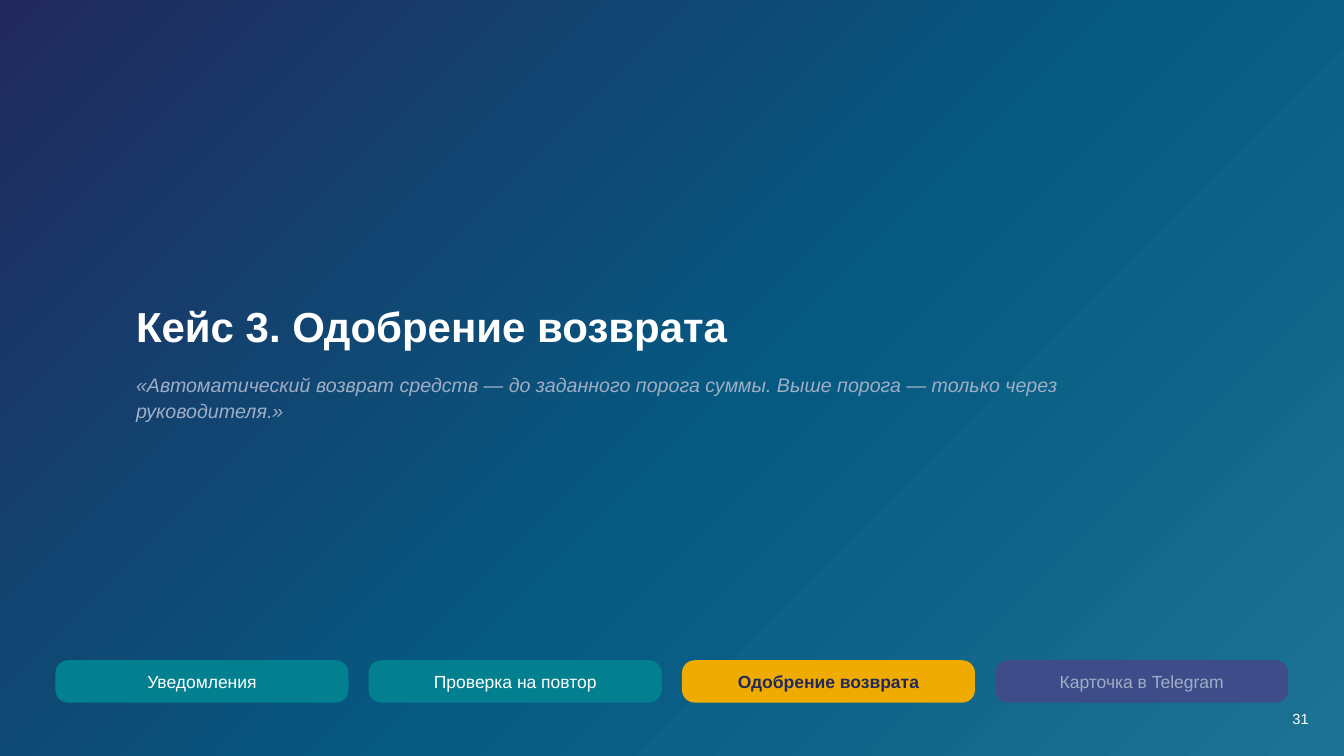
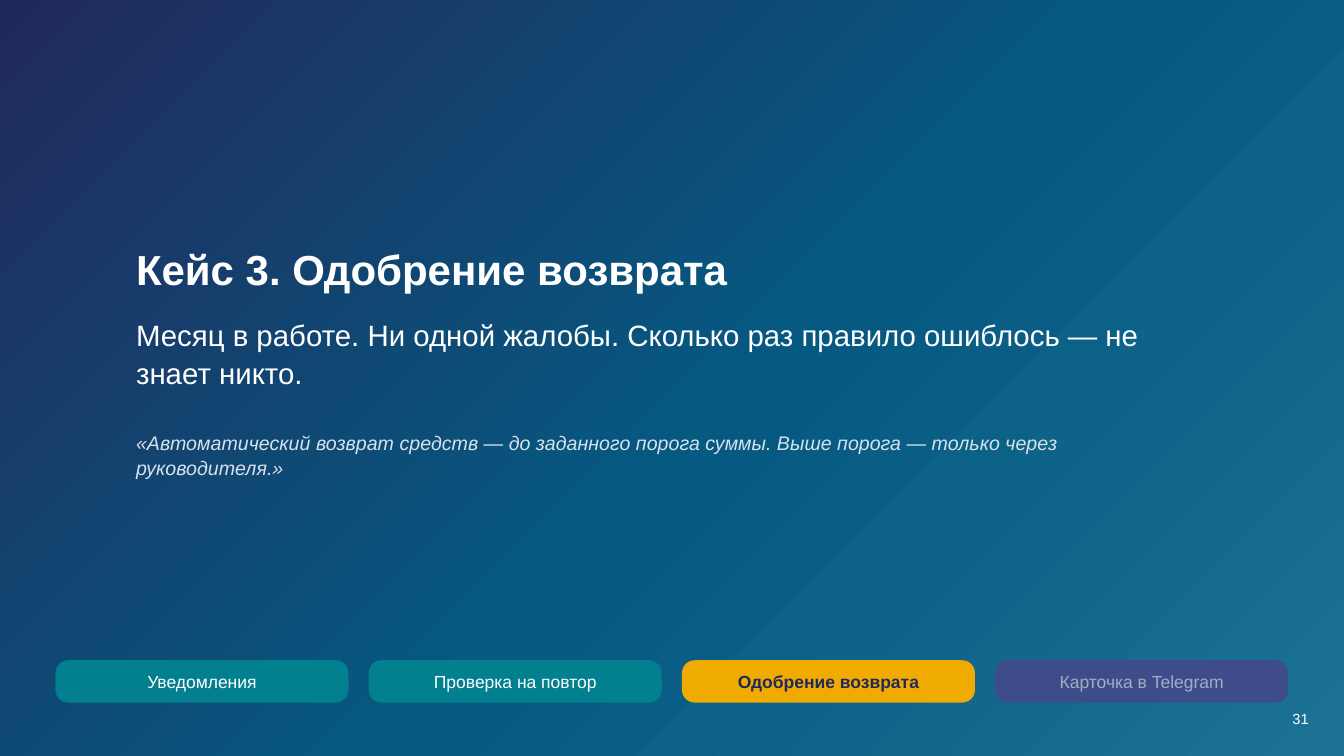
Before and after one commit to tellina-study/AI-usage-lessons, a slide deck: slide 31 of library/seminars/sem-08/rendered/sem-08.pptx. Drawn at 1344x756 pixels with LibreOffice and Linux fonts; fonts in the diff are those of the drawing. Boxes give left, top, right and bottom in pixels: in the first picture for what was removed or moved away, otherwise in the second. Text is boxed around its words. In the diff, an @@ line names an element or a change of style, - is before the commit and + after.

```diff
--- a/library/seminars/sem-08/rendered/sem-08.pptx
+++ b/library/seminars/sem-08/rendered/sem-08.pptx
@@ text "Кейс 3. Одобрение возврата": place and size @@
-text "Кейс 3. Одобрение возврата" at <box>136,310,727,351</box>
+text "Кейс 3. Одобрение возврата" at <box>136,253,727,293</box>
@@ text added at <box>136,324,1138,385</box>, 21 pt, text #FFFFFF @@
+Месяц в работе. Ни одной жалобы. Сколько раз правило ошиблось — не знает никто.
@@ text "«Автоматический возврат средств — до ...": place and size @@
-text "«Автоматический возврат средств — до ..." at <box>136,378,1057,422</box>
+text "«Автоматический возврат средств — до ..." at <box>136,435,1057,479</box>
@@ text "«Автоматический возврат средств — до ..." at <box>136,435,1057,479</box>: text colour #9FAEC4 to #D6E2EC @@
```
Also in this commit, not shown: 34 other slides changed, 1 slide added, 19 other files.
